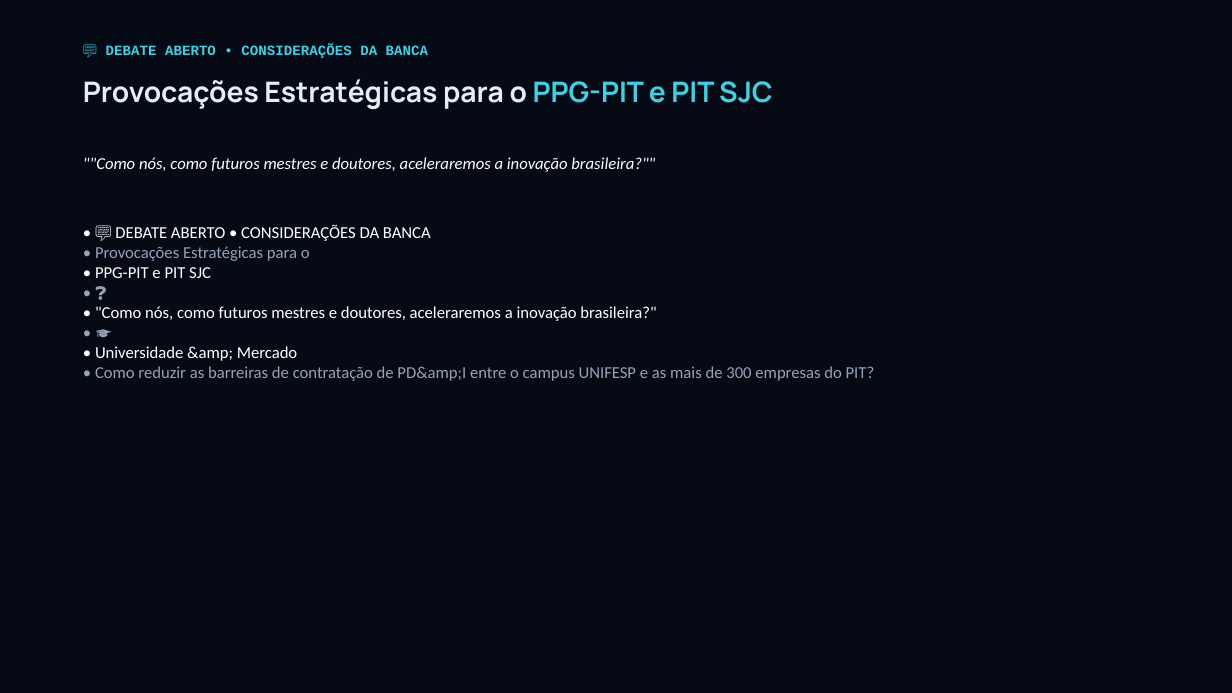
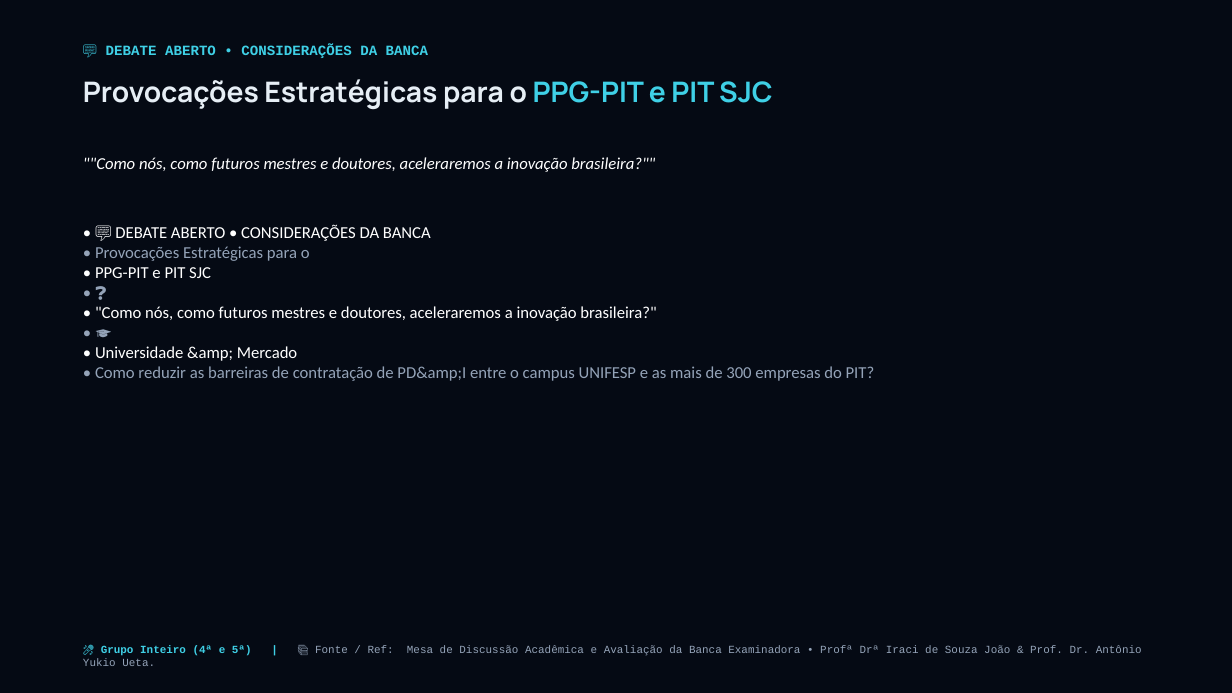
Before and after one commit to josuejofre/seminario-ecossistema-inovacao-pit, a slide deck: slide 43 of Seminario_5_Ecossistemas_Inovacao_Master.pptx. Drawn at 1232x693 pixels with LibreOffice and Linux fonts; fonts in the diff are those of the drawing. Boxes give left, top, right and bottom in pixels: in the first picture for what was removed or moved away, otherwise in the second. Text is boxed around its words. In the diff, an @@ line names an element or a change of style, - is before the commit and + after.

```diff
--- a/Seminario_5_Ecossistemas_Inovacao_Master.pptx
+++ b/Seminario_5_Ecossistemas_Inovacao_Master.pptx
@@ text added at <box>101,645,1142,656</box>, 8.5 pt, text #94A3B8 @@
+🎤 Grupo Inteiro (4ª e 5ª) | 📚 Fonte / Ref: Mesa de Discussão Acadêmica e Avaliação da Banca Examinadora • Profª Drª Iraci de Souza João & Prof. Dr. Antônio Yukio Ueta.
```
Also in this commit, not shown: 42 other slides changed, 1 slide removed, 4 other files.
